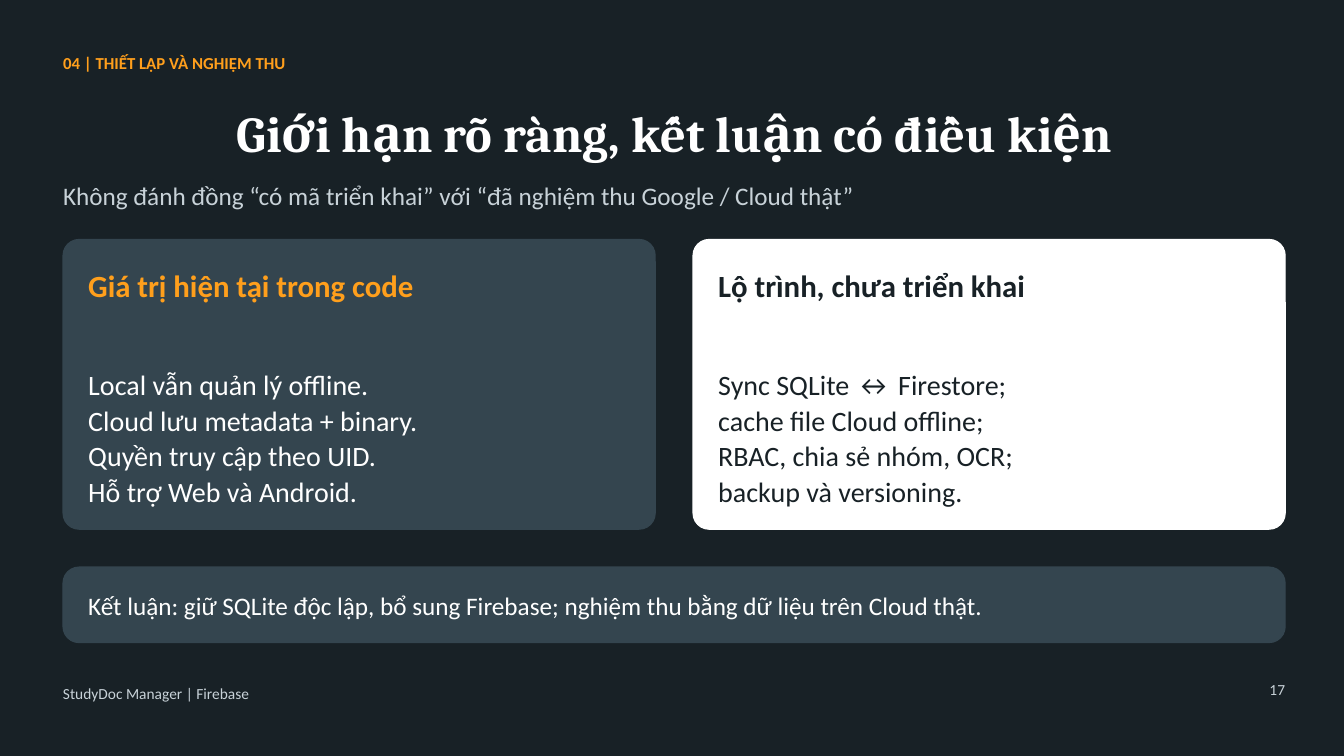
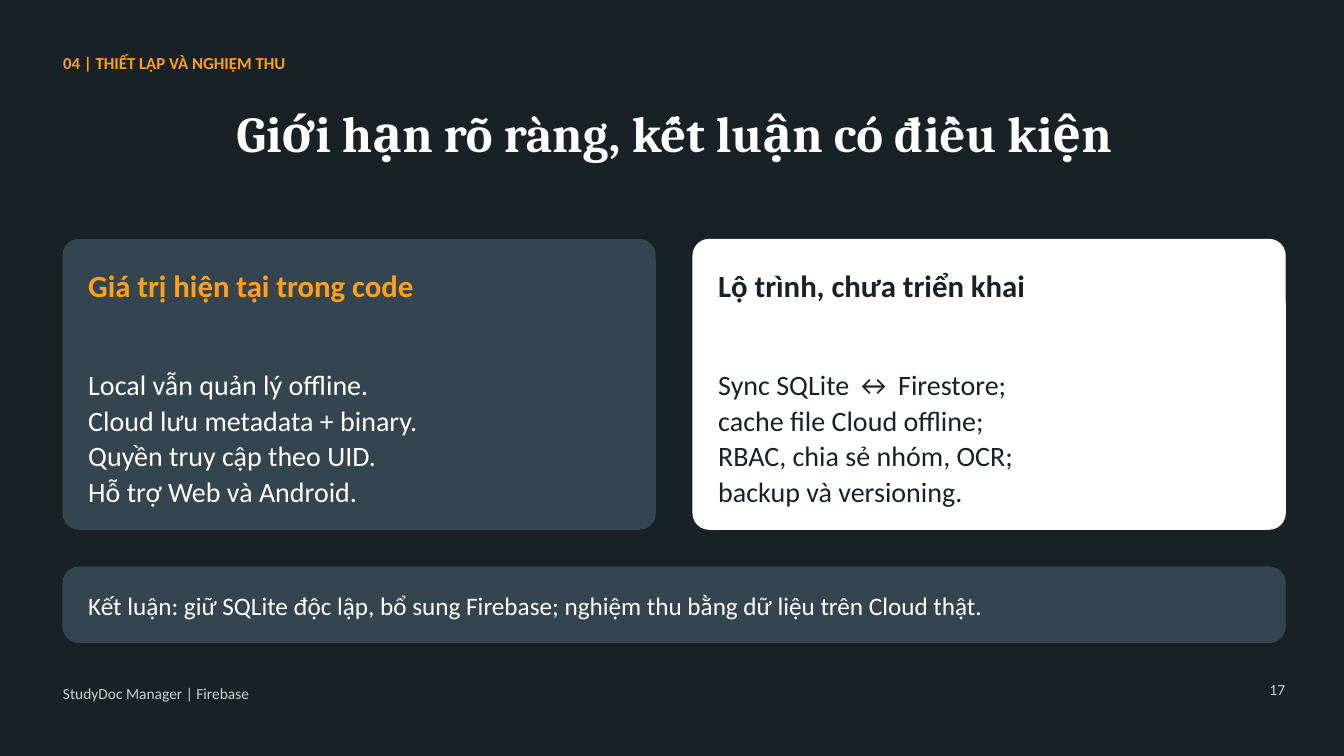
Before and after one commit to tungcorn/mobile_th1_qly_hoc_tap, a slide deck: slide 17 of SLIDE_FIREBASE_CLOUD_DMS.pptx. Drawn at 1344x756 pixels with LibreOffice and Linux fonts; fonts in the diff are those of the drawing. Boxes give left, top, right and bottom in pixels: in the first picture for what was removed or moved away, otherwise in the second. Text is boxed around its words. In the diff, an @@ line names an element or a change of style, - is before the commit and + after.

Commit message:
feat: update SLIDE_FIREBASE_CLOUD_DMS.pptx with new content

```diff
--- a/SLIDE_FIREBASE_CLOUD_DMS.pptx
+++ b/SLIDE_FIREBASE_CLOUD_DMS.pptx
@@ text removed at (63,185,853,210) @@
-Không đánh đồng “có mã triển khai” với “đã nghiệm thu Google / Cloud thật”
```
Also in this commit, not shown: 4 other slides changed.
